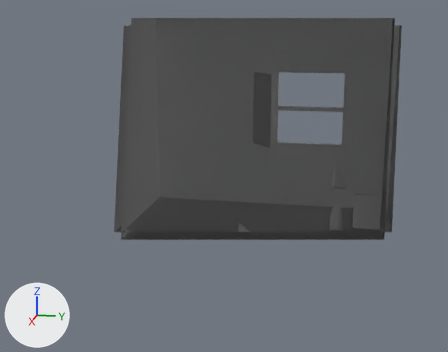
Before and after pictures for a commit that changed the Blender file indonesia-emas/sets/kamar.blend.
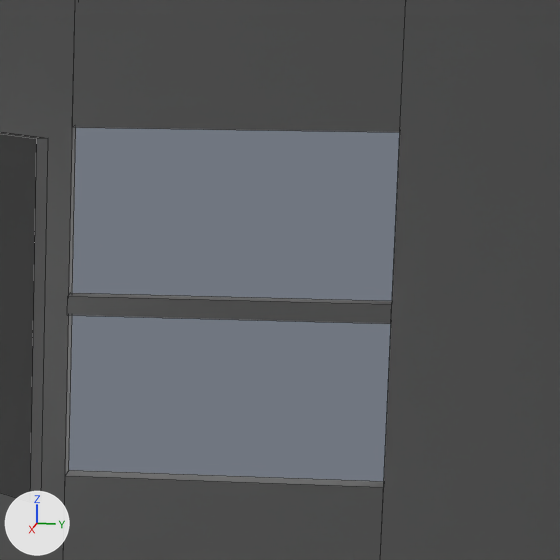
Each version is shown whole from a 50 mm lens placed at (7.63, 1.22, 2.83), pointed at (0.16, -0.27, 0.96), then close up on the part from 59% to 84% of the width and 13% to 45% of the height. Arrows for +X, +Y and +Z are at lower left; the lights stay in place. The older version's two pictures come first. The close-ups show mesh edges as thin lines. Everything nearer to the camera than a plane just in front of the edit is cut away.

The scene before the commit, as lines of its bpy script (objects in view):
```python
me_cube_005 = bpy.data.meshes.new('Cube.005')
me_cube_005.from_pydata(...)  # a box spanning x -2.1..-2.0, y 1.15..1.8, z 0.0..2.8
me_cube_005.materials.append(mat_block_grey)  # light grey #cbcbcb
me_cube_006 = bpy.data.meshes.new('Cube.006')
me_cube_006.from_pydata(...)  # a box spanning x -2.1..-2.0, y 0.15..1.15, z 0.0..1.0
me_cube_006.materials.append(mat_block_grey)  # light grey #cbcbcb
me_cube_008 = bpy.data.meshes.new('Cube.008')
me_cube_008.from_pydata(...)  # a box spanning x -2.04..-1.96, y 0.15..1.15, z 1.52..1.58
me_cube_008.materials.append(mat_block_grey)  # light grey #cbcbcb
ob_dinding_kiri_b = bpy.data.objects.new('Dinding_Kiri_b', me_cube_005)
ob_dinding_kiri_b.location = (0.0, 0.0, 0.0)
ob_dinding_kiri_bawah = bpy.data.objects.new('Dinding_Kiri_bawah', me_cube_006)
ob_dinding_kiri_bawah.location = (0.0, 0.0, 0.0)
ob_jendela_kusen = bpy.data.objects.new('Jendela_Kusen', me_cube_008)
ob_jendela_kusen.location = (0.0, 0.0, 0.0)
# also in view: 'Dinding_Kiri_a' at (-2.05, -0.82, 1.4); 'Dinding_Kiri_atas' at (-2.05, 0.65, 2.45); 'Jendela_Daun_Kiri' at (-1.75, -0.05, 1.55)
```
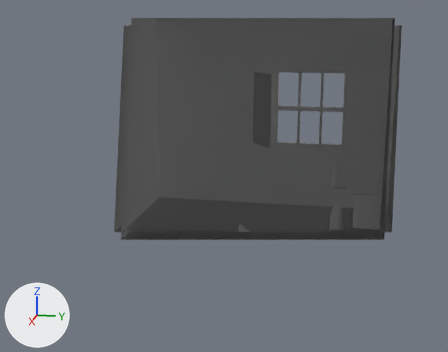
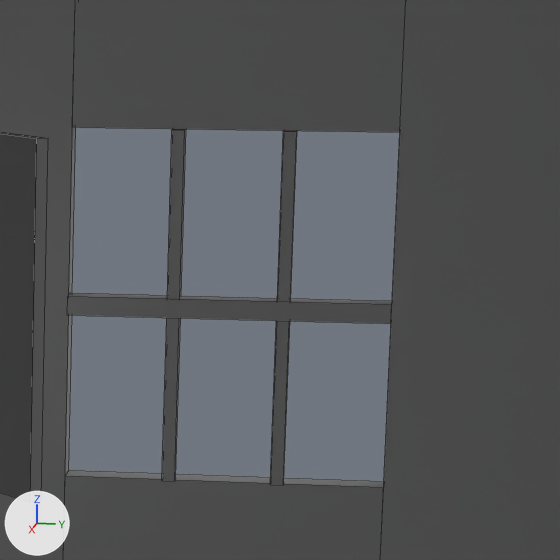
Boxes (x1, y1, x2, y2) around the edits, measured in the close-ups (560 x 560 px):
'Jendela_Jeruji_0', added: after (162, 129, 186, 481)
'Jendela_Jeruji_1', added: after (270, 131, 297, 485)

What changed in the scene script:
```text
Add me_cube_032:
    me_cube_032.from_pydata(...)  # a box spanning x -2.025..-1.975, y 0.8..0.84, z 1.0..2.1
    me_cube_032.materials.append(mat_block_grey)  # light grey #cbcbcb
Add me_cube_031:
    me_cube_031.from_pydata(...)  # a box spanning x -2.025..-1.975, y 0.46..0.5, z 1.0..2.1
    me_cube_031.materials.append(mat_block_grey)  # light grey #cbcbcb
Add ob_jendela_jeruji_1:
    ob_jendela_jeruji_1 = bpy.data.objects.new('Jendela_Jeruji_1', me_cube_032)
    ob_jendela_jeruji_1.location = (0.0, 0.0, 0.0)
Add ob_jendela_jeruji_0:
    ob_jendela_jeruji_0 = bpy.data.objects.new('Jendela_Jeruji_0', me_cube_031)
    ob_jendela_jeruji_0.location = (0.0, 0.0, 0.0)
```
